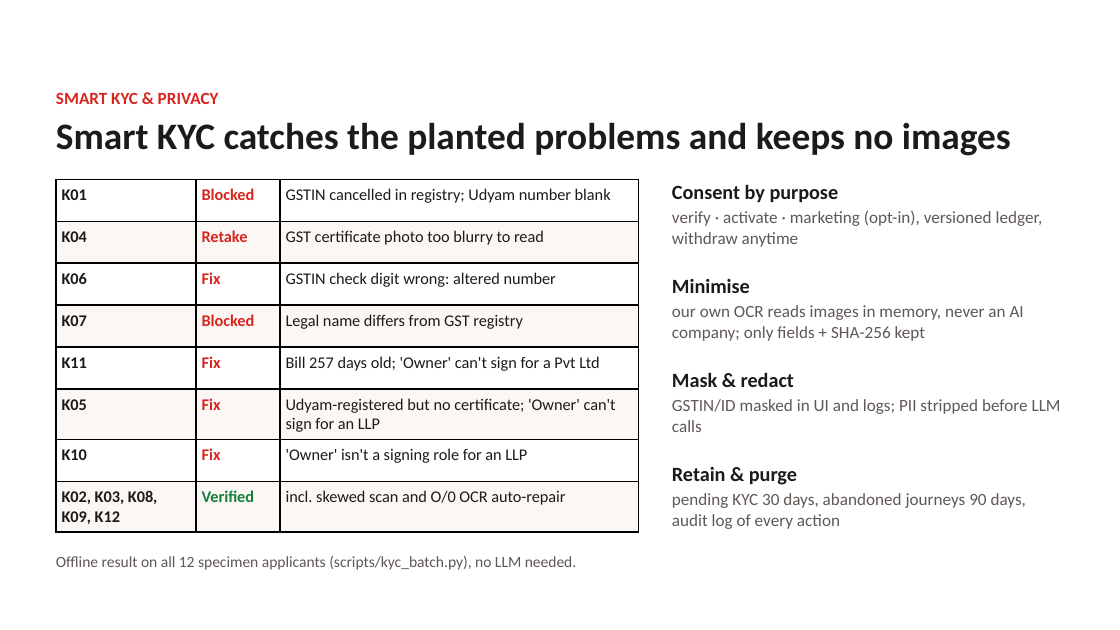
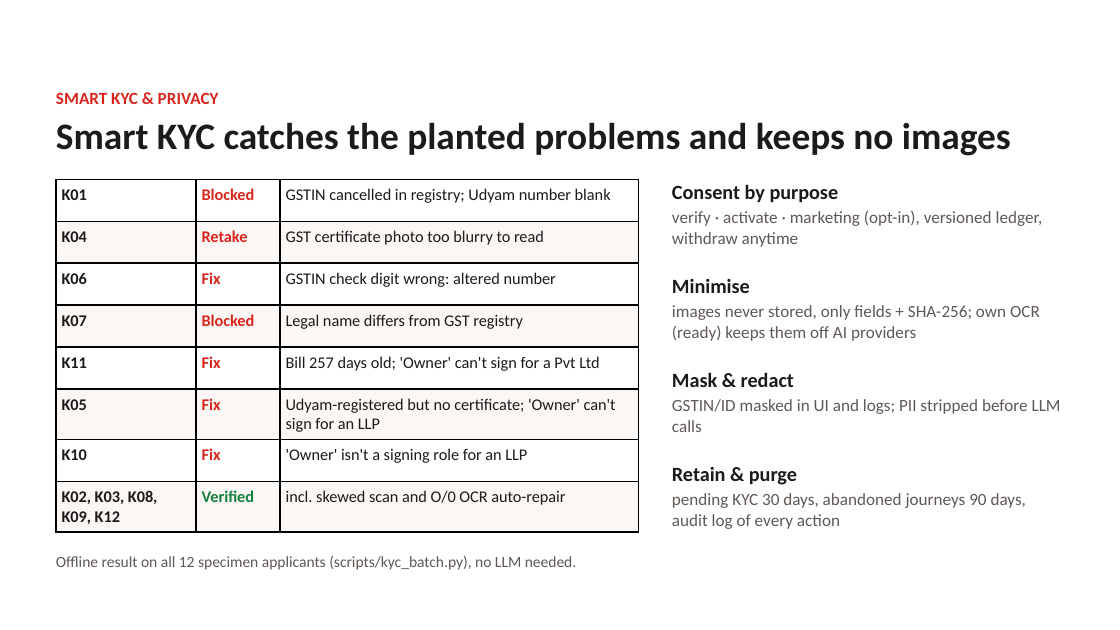
Before and after one commit to Psquare31/Airtel-Sync-26, a slide deck: slide 7 of docs/deck/Udyam_Digital_Business_Case.pptx. Drawn at 1120x630 pixels with LibreOffice and Linux fonts; fonts in the diff are those of the drawing; background and template pictures are left out. Boxes give left, top, right and bottom in pixels: in the first picture for what was removed or moved away, otherwise in the second. Text is boxed around its words. In the diff, an @@ line names an element or a change of style, - is before the commit and + after.

Commit message:
kyc reads with groq vision on render for now; consent names the active document reader

```diff
--- a/docs/deck/Udyam_Digital_Business_Case.pptx
+++ b/docs/deck/Udyam_Digital_Business_Case.pptx
@@ text at [672,305,1040,341]: text changed @@
-our own OCR reads images in memory, never an AI company; only fields + SHA-256 kept
+images never stored, only fields + SHA-256; own OCR (ready) keeps them off AI providers
```
Also in this commit, not shown: 1 other slide changed, 10 other files.
